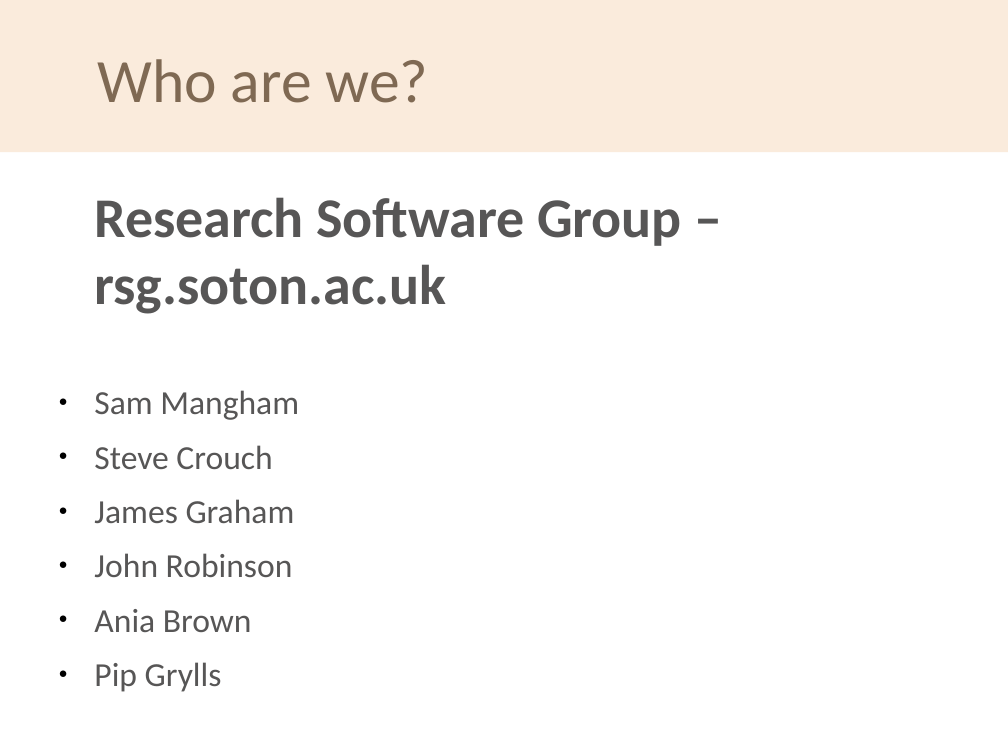
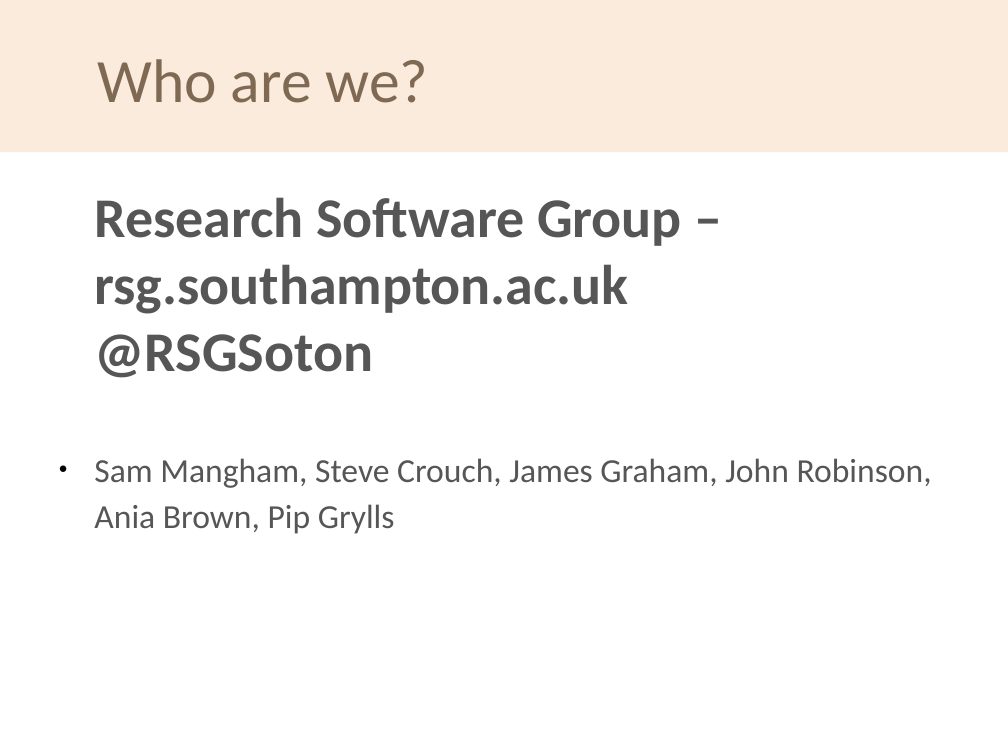
Before and after one commit to Southampton-RSG/2021-11-1-socobio-crs, a slide deck: slide 12 of welcome/swc-rsg-short-intro.odp (slide 9 before the commit). Drawn at 1008x756 pixels with LibreOffice and Linux fonts; fonts in the diff are those of the drawing; background and template pictures are left out. Boxes give left, top, right and bottom in pixels: in the first picture for what was removed or moved away, otherwise in the second. Text is boxed around its words. In the diff, an @@ line names an element or a change of style, - is before the commit and + after.

Commit message:
Update introduction to refer to 2019 soton software survey

```diff
--- a/welcome/swc-rsg-short-intro.odp
+++ b/welcome/swc-rsg-short-intro.odp
@@ text at <box>94,197,932,534</box>: text changed @@
-Research Software Group – rsg.soton.ac.uk
-● Sam Mangham
-● Steve Crouch
-● James Graham
-● John Robinson
-● Ania Brown
-● Pip Grylls
+Research Software Group – rsg.southampton.ac.uk @RSGSoton
+● Sam Mangham, Steve Crouch, James Graham, John Robinson, Ania Brown, Pip Grylls
```
Also in this commit, not shown: 2 other slides changed, 4 slides added, 1 slide removed, 1 other file.
